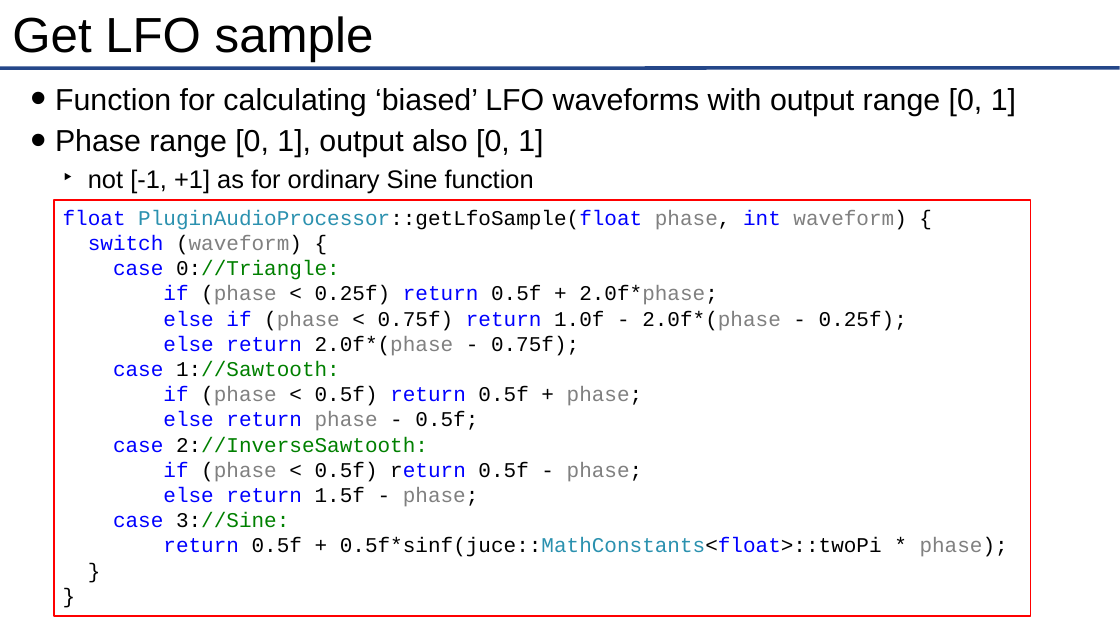
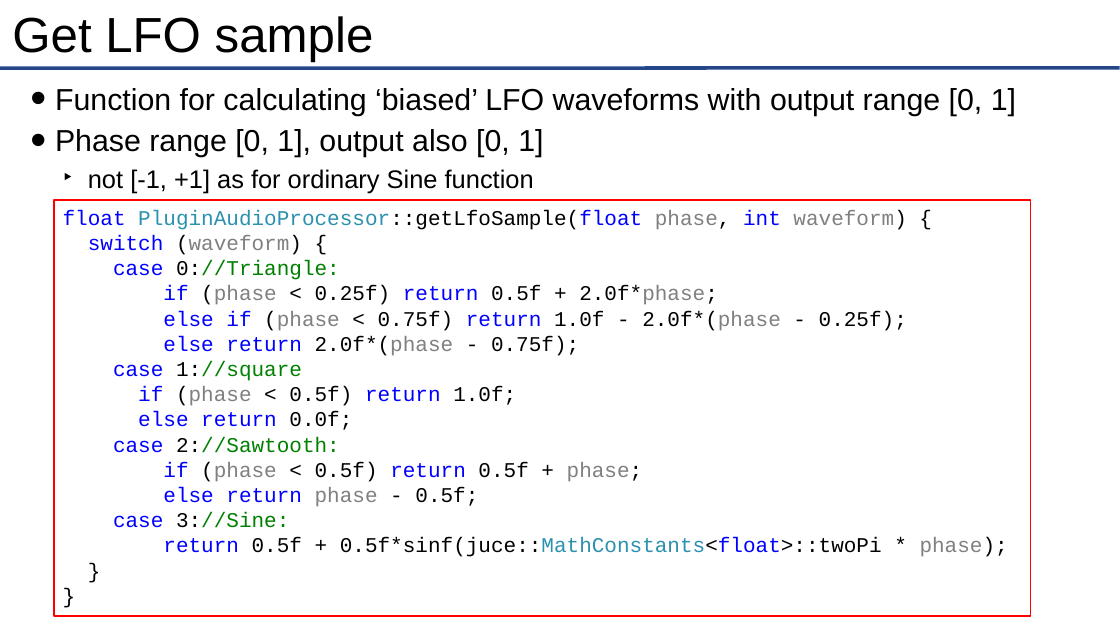
Before and after one commit to joshreiss/Audio-programming-with-VST-and-JUCE, a slide deck: slide 3 of 03 - Delay effects/B - Vibrato/LFOs.pptx. Drawn at 1120x630 pixels with LibreOffice and Linux fonts; fonts in the diff are those of the drawing. Boxes give left, top, right and bottom in pixels: in the first picture for what was removed or moved away, otherwise in the second. Text is boxed around its words. In the diff, an @@ line names an element or a change of style, - is before the commit and + after.

```diff
--- a/03 - Delay effects/B - Vibrato/LFOs.pptx
+++ b/03 - Delay effects/B - Vibrato/LFOs.pptx
@@ text in rectangle at (113, 361, 516, 453): text changed; text colour #008000 to #0000FF @@
-case 1://Sawtooth:
+case 1://square
+if (phase < 0.5f) return 1.0f;
+else return 0.0f;
+case 2://Sawtooth:
@@ text in rectangle at (113, 437, 643, 507): paragraphs removed @@
-case 2://InverseSawtooth:
-if (phase < 0.5f) return 0.5f - phase;
-else return 1.5f - phase;
```
Also in this commit, not shown: 1 other slide changed, 35 other files.
